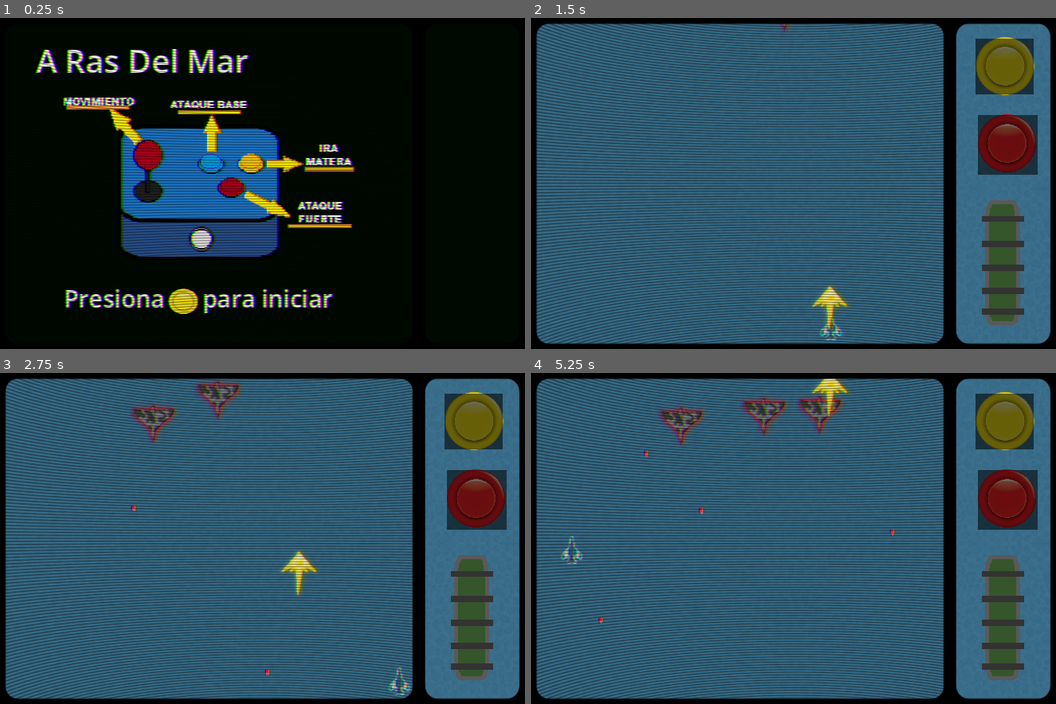
Above: before the commit, frames 1-4 (two rows, left to right).
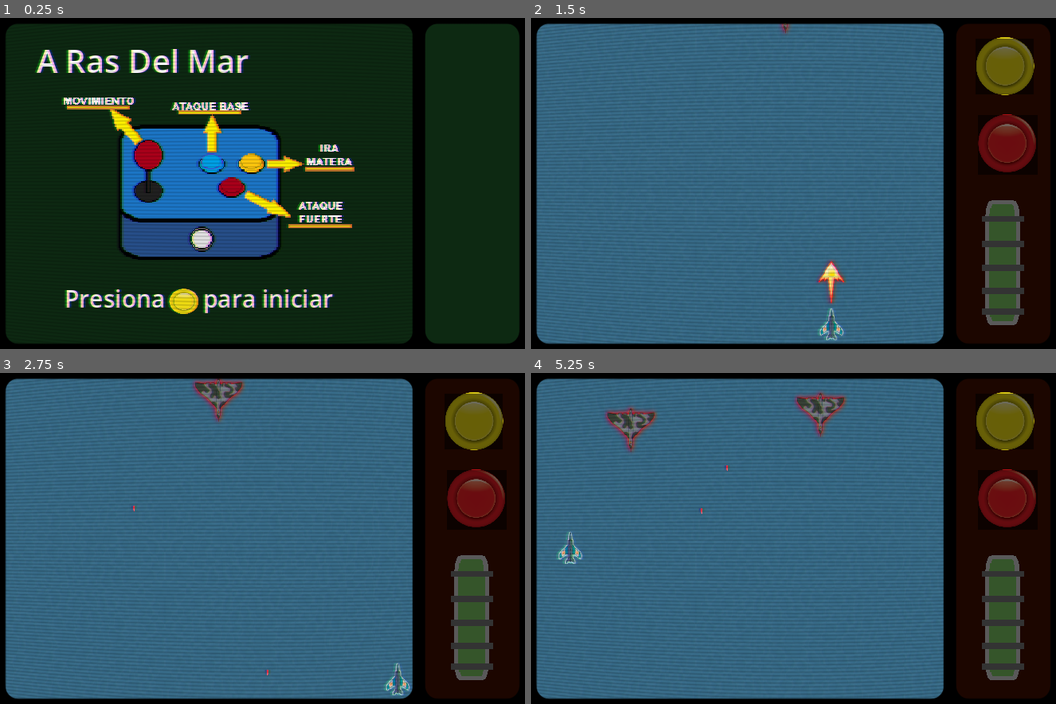
Above: after the commit, the same moments.

Repository: Nehemimosqueda520/a-ras-del-mar
Game: Godot game, scene res://Scenes/game.tscn
Two runs of this game, one before a commit and one after it. Both use one fixed random seed, a clock stepped at 60 frames per second and the inputs below.
Inputs:
- Up to frame 1 (0.25 s): no input
- Up to frame 2 (1.5 s): hold D (Right) 0.53-1.28 s; tap Y (Yellow) at 0.6 s; hold S (Down) from 1.28 s (still down); tap R (Red) at 1.35 s
- Up to frame 3 (2.75 s): tap Y (Yellow) at 1.55, 2.1 s; release S (Down) at 2.03 s; hold D (Right) from 2.03 s (still down)
- Up to frame 4 (5.25 s): release D (Right) at 2.78 s; hold W (Up) 2.78-3.53 s; tap B (blue) at 2.85 s; tap Y (Yellow) at 3.05, 3.6, 4.55, 5.1 s; hold A (Left) 3.53-5.03 s; tap R (Red) at 4.35 s; hold S (Down) from 5.03 s (still down)

The runs differ from the first frame. In frame 1, 82% of the frame differs, in the area x 1-99%, y 1-99%; in frame 2, 38%; in frame 3, 38%; in frame 4, 39%.

Commit message:
little changes

Diff:
--- a/Scenes/bullet_enemy.tscn
+++ b/Scenes/bullet_enemy.tscn
@@ -15,10 +15,10 @@
 shape = SubResource("RectangleShape2D_lpmqr")
 
 [node name="VisibleOnScreenNotifier2D" type="VisibleOnScreenNotifier2D" parent="." unique_id=743574842]
+scale = Vector2(0.6070628, 1.0935123)
 
 [node name="Sprite2D" type="Sprite2D" parent="." unique_id=220850273]
-position = Vector2(2.3841858e-07, -1.1920929e-07)
-scale = Vector2(1.3333333, 1.2692307)
+scale = Vector2(0.66666657, 1.2692307)
 texture = ExtResource("2_cg55a")
 
 [connection signal="body_entered" from="." to="." method="_on_body_entered"]
--- a/Scenes/game.tscn
+++ b/Scenes/game.tscn
@@ -17,8 +17,8 @@
 
 [sub_resource type="ShaderMaterial" id="ShaderMaterial_qxrlw"]
 shader = ExtResource("2_qxrlw")
-shader_parameter/scanline_count = 397.8250188966875
-shader_parameter/chromatic_aberration_amount = 1.3450000638875
+shader_parameter/scanline_count = 125.0000059375
+shader_parameter/chromatic_aberration_amount = 2.3600001121
 
 [sub_resource type="StyleBoxFlat" id="StyleBoxFlat_rfjv2"]
 bg_color = Color(0.015686275, 0.015686275, 0.015686275, 0.16078432)
@@ -153,4 +153,12 @@
 scale = Vector2(1.1458335, 0.9345238)
 texture = ExtResource("14_1phco")
 
+[node name="ColorRect" type="ColorRect" parent="." unique_id=2029795296]
+z_index = -999
+offset_left = 559.0
+offset_top = 23.0
+offset_right = 694.0
+offset_bottom = 460.0
+color = Color(0.109363966, 0.023968821, 0.0019486637, 1)
+
 [connection signal="timeout" from="GameTimer" to="." method="_on_game_timer_timeout"]
--- a/Scenes/main_menu.tscn
+++ b/Scenes/main_menu.tscn
@@ -32,7 +32,7 @@
 offset_top = 31.0
 offset_right = 707.0
 offset_bottom = 464.0
-color = Color(0.0009422463, 0.037960608, 0.004692417, 1)
+color = Color(0.05221925, 0.1595242, 0.070674516, 1)
 
 [node name="ArasDelMar" type="Label" parent="." unique_id=2057750840]
 offset_top = 25.0
--- a/Scenes/player.tscn
+++ b/Scenes/player.tscn
@@ -2,12 +2,51 @@
 
 [ext_resource type="Script" uid="uid://7q10muxnarku" path="res://Scripts/player.gd" id="1_v0iea"]
 [ext_resource type="Texture2D" uid="uid://idovv7pw0s6i" path="res://Assets/Img/player.png" id="2_cvnsp"]
+[ext_resource type="Texture2D" uid="uid://cbxc74fmrfubj" path="res://Assets/Img/sun.png" id="2_x3wgy"]
 [ext_resource type="AudioStream" uid="uid://cpcrlg7jsh2pg" path="res://Assets/Audio/Ira matera.mp3" id="3_6t5aa"]
 [ext_resource type="AudioStream" uid="uid://dkiljq0ccy1lj" path="res://Assets/Audio/shot.mp3" id="4_x3wgy"]
 [ext_resource type="AudioStream" uid="uid://cu8sn5jao5ox6" path="res://Assets/Audio/hardShot.mp3" id="5_3smsa"]
 
+[sub_resource type="Animation" id="Animation_3smsa"]
+length = 0.001
+tracks/0/type = "value"
+tracks/0/imported = false
+tracks/0/enabled = true
+tracks/0/path = NodePath(".:scale")
+tracks/0/interp = 1
+tracks/0/loop_wrap = true
+tracks/0/keys = {
+"times": PackedFloat32Array(0),
+"transitions": PackedFloat32Array(1),
+"update": 0,
+"values": [Vector2(0.5950363, 0.60714287)]
+}
+
+[sub_resource type="Animation" id="Animation_8erm5"]
+resource_name = "in_and_out"
+length = 2.0
+loop_mode = 1
+tracks/0/type = "value"
+tracks/0/imported = false
+tracks/0/enabled = true
+tracks/0/path = NodePath(".:scale")
+tracks/0/interp = 1
+tracks/0/loop_wrap = true
+tracks/0/keys = {
+"times": PackedFloat32Array(0, 1, 2),
+"transitions": PackedFloat32Array(1, 1, 1),
+"update": 0,
+"values": [Vector2(0.5950363, 0.60714287), Vector2(0.389, 0.397), Vector2(0.5950363, 0.60714287)]
+}
+
+[sub_resource type="AnimationLibrary" id="AnimationLibrary_f1ek2"]
+_data = {
+&"RESET": SubResource("Animation_3smsa"),
+&"in_and_out": SubResource("Animation_8erm5")
+}
+
 [node name="Player" type="CharacterBody2D" unique_id=653673202 groups=["Pause", "player"]]
-scale = Vector2(0.7, 0.7)
+scale = Vector2(0.8, 0.8)
 motion_mode = 1
 script = ExtResource("1_v0iea")
 
@@ -22,6 +61,16 @@
 [node name="hard_shoot_time" type="Timer" parent="." unique_id=973708989]
 wait_time = 10.0
 one_shot = true
+
+[node name="ult sun" type="Sprite2D" parent="." unique_id=1502638944]
+visible = false
+position = Vector2(0, 2.8571444)
+scale = Vector2(0.5950363, 0.60714287)
+texture = ExtResource("2_x3wgy")
+
+[node name="AnimationPlayer" type="AnimationPlayer" parent="ult sun" unique_id=1525684758]
+libraries/ = SubResource("AnimationLibrary_f1ek2")
+autoplay = &"in_and_out"
 
 [node name="soft_shoot_time" type="Timer" parent="." unique_id=2137551859]
 wait_time = 0.1
@@ -42,6 +91,7 @@
 
 [node name="Ira_matera_duration" type="Timer" parent="." unique_id=586808321]
 wait_time = 10.0
+one_shot = true
 
 [node name="iraMateraFX" type="AudioStreamPlayer" parent="." unique_id=1741098807]
 stream = ExtResource("3_6t5aa")
--- a/Scripts/big_bullet_player.gd
+++ b/Scripts/big_bullet_player.gd
@@ -1,9 +1,9 @@
 extends Area2D
 
-@export var speed = 90.0
+@export var speed = 300.0
 
 func _physics_process(delta: float) -> void:
-	position += Vector2.UP * 90 * delta
+	position += Vector2.UP * speed * delta
 
 func _on_visible_on_screen_notifier_2d_screen_exited() -> void:
 	queue_free()
--- a/Scripts/bullet_player.gd
+++ b/Scripts/bullet_player.gd
@@ -11,6 +11,7 @@
 
 func _on_body_entered(body: Node2D) -> void:
 	if body.is_in_group("enemy"):
+		queue_free()
 		body.health -= Global.soft_shoot_damage
 		if body.health <= 0:
 			body.kill()
--- a/Scripts/enemy.gd
+++ b/Scripts/enemy.gd
@@ -3,6 +3,7 @@
 @export var bullet: PackedScene = preload("res://Scenes/bullet_enemy.tscn")
 @export var speed: float = 1.0
 @export var health = 100
+@onready var image: Sprite2D = $Sprite2D
 
 # Margen respecto a los bordes de la pantalla (ajusta según el tamaño del sprite)
 @export var margin_x: float = 32.0
@@ -17,7 +18,7 @@
 
 func _ready() -> void:
 	initial_position = global_position
-	sequence = randi_range(0, 3)
+	sequence = Global.sequence
 
 	# Obtenemos el ancho del Viewport para calcular los límites dinámicamente
 	var viewport_width = get_viewport_rect().size.x
@@ -44,6 +45,8 @@
 
 			initial_position.y += base_descent
 			global_position = Vector2(initial_position.x + offset_x, initial_position.y + offset_y)
+			image.texture = preload("res://Assets/Img/big enemy.png")
+			health = 200
 
 		1:
 			# Patrón 1: Zig-Zag
@@ -55,6 +58,8 @@
 
 			initial_position.y += base_descent
 			global_position = Vector2(initial_position.x + offset_x, initial_position.y + offset_y)
+			image.texture = preload("res://Assets/Img/little_enemy.png")
+			health = 10
 
 		2:
 			# Patrón 2: Espiral
@@ -67,13 +72,7 @@
 			initial_position.y += base_descent
 			global_position = Vector2(initial_position.x + offset_x, initial_position.y + offset_y)
 
-		3:
-			# Patrón 3: Sinuoso con Aceleración
-			var offset_x = sin(Time_acumulated * 4.0) * 150.0
-			var variable_descent = (sin(Time_acumulated * 3.0) + 1.2) * speed * delta
 
-			initial_position.y += variable_descent
-			global_position = Vector2(initial_position.x + offset_x, initial_position.y)
 
 	# --- CONTROL DE LÍMITES EN PANTALLA ---
 	# Restringimos la posición final en X para que no se salga de min_x ni max_x
--- a/Scripts/enemy_spawner.gd
+++ b/Scripts/enemy_spawner.gd
@@ -1,8 +1,8 @@
 extends Node2D
 
 @export var enemy_scene: PackedScene = preload("res://Scenes/enemy.tscn")
-@export var min_time: float = 0.0
-@export var max_time: float = 3.0
+@export var min_time: float = 2.0
+@export var max_time: float = 4.0
 
 @onready var spawn_timer: Timer = $SpawnTimer
 
--- a/Scripts/global.gd
+++ b/Scripts/global.gd
@@ -3,11 +3,11 @@
 var health: float  = 100
 var enemy_damage: float = 10
 var enemy_bullet_damage: float = 5
-var soft_shoot_damage: float = 10
-var hard_shoot_damage: float = 30
+var soft_shoot_damage: float = 20
+var hard_shoot_damage: float = 100
 var lost: bool = false
 var ira_matera:bool = false
-
+var sequence: int = 0
 
 
 
--- a/Scripts/level.gd
+++ b/Scripts/level.gd
@@ -19,8 +19,10 @@
 		Global.lost = false
 
 	if Global.lost == true:
+		$GameTimer.stop()
 		Global.isPaused = true
 		$loseScene.visible = true
+
 		Global.health = 100
 		for enemy in get_tree().get_nodes_in_group("enemy"):
 			enemy.queue_free()
--- a/Scripts/player.gd
+++ b/Scripts/player.gd
@@ -11,6 +11,7 @@
 @onready var hard_shoot_time: Timer = $hard_shoot_time
 @onready var ira_matera_time: Timer = $ira_matera_time
 @onready var Sprite: Sprite2D = $Sprite2D
+@onready var sun: Sprite2D = $"ult sun"
 var can_shoot: bool = true
 var health = 100.0
 var hard_can_shoot: bool = true
@@ -37,6 +38,7 @@
 
 	if Input.is_action_just_pressed("Yellow") and Global.ira_matera == true:
 		$iraMateraFX.play()
+		toggle_sun()
 		Sprite.texture = load("res://Assets/Img/Player_ult.png")
 		print("ira matera")
 		Global.ira_matera = false
@@ -98,8 +100,13 @@
 
 
 func _on_ira_matera_duration_timeout() -> void:
+	toggle_sun()
+	print("timeout ira matera")
 	Sprite.texture = load("res://Assets/Img/player.png")
 	Global.enemy_damage = 10
 	Global.enemy_bullet_damage = 5
 	Global.soft_shoot_damage = 10
 	Global.hard_shoot_damage = 30
+
+func toggle_sun() -> void:
+	sun.visible = !sun.visible
--- a/Scripts/retroScreen.gdshader
+++ b/Scripts/retroScreen.gdshader
@@ -37,5 +37,5 @@
 	s = (s * 0.5 + 0.5) * 0.9 + 0.1;
 	vec4 scan_line = vec4(vec3(pow(s, 0.25)), 1.0);
 
-	COLOR = vec4(r, g, b, 1.0) * scan_line;
+	COLOR = vec4(r, g, b, 0.4) * scan_line;
 }
Binary file changed: Assets/Img/Mapa de controles.png
Binary file changed: Assets/Img/Player_ult.png
Binary file added: Assets/Img/big enemy.png
Not shown, added: Assets/Img/big enemy.png.import
Binary file changed: Assets/Img/big_bullet.png
Binary file added: Assets/Img/little_enemy.png
Not shown, added: Assets/Img/little_enemy.png.import
Binary file changed: Assets/Img/player_bullet.png
Binary file added: Assets/Img/sun.png
Not shown, added: Assets/Img/sun.png.import
Not shown, changed: Assets/Audio/Ira matera.mp3
